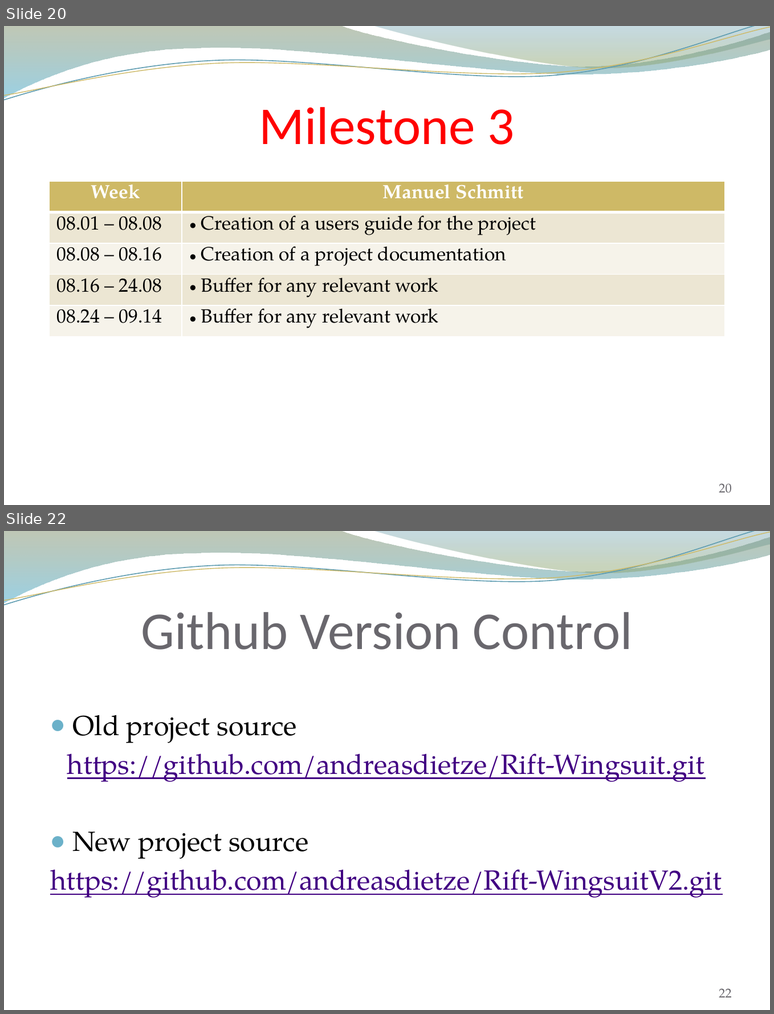
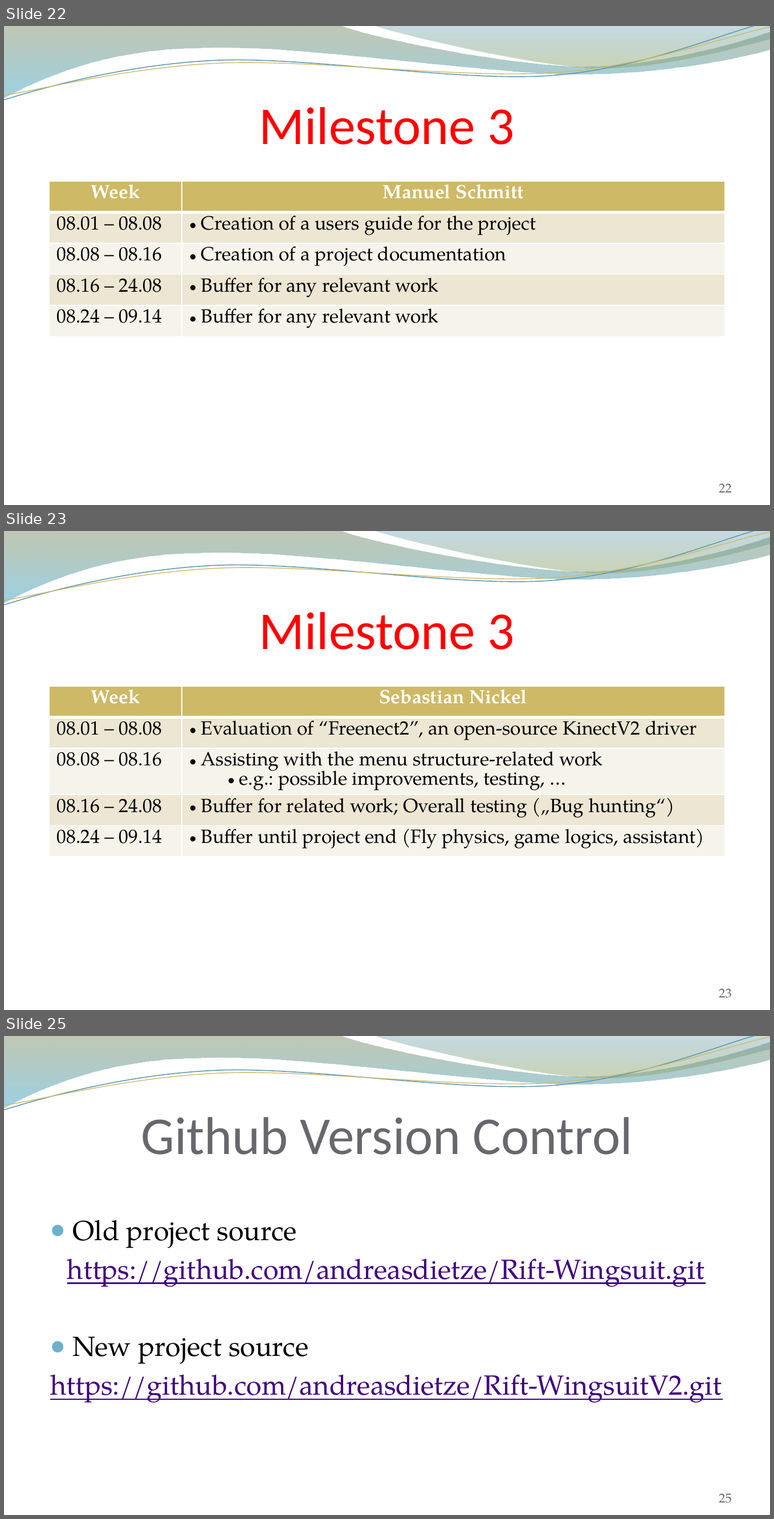
Before and after one commit to andreasdietze/Rift-WingsuitV2, a slide deck: Präsentationen/Projektpräsentation/Project proposal Rift Wingsuit V2.pptx. Shown one above the other, each under a label of ours: slides 20 and 22 before the commit, slides 22, 23 and 25 after it; the slides between them are not shown. The pictures are 774x1014 and 774x1519 pixels, drawn with LibreOffice and Linux fonts; fonts in the diff are those of the drawing; background and template pictures are left out. Boxes give left, top, right and bottom in pixels: in the first picture for what was removed or moved away, otherwise in the second. Text is boxed around its words. In the diff, an @@ line names an element or a change of style, - is before the commit and + after.

```diff
--- a/Präsentationen/Projektpräsentation/Project proposal Rift Wingsuit V2.pptx
+++ b/Präsentationen/Projektpräsentation/Project proposal Rift Wingsuit V2.pptx
@@ slide 23 added at (4, 531, 770, 1010), background picture (left out); not listed: 4 template elements that a slide beside it also shows @@
@@ title added at (259, 612, 514, 650), 50 pt, text #FF0000 @@
+Milestone 3
@@ table added at (49, 685, 725, 863), 5 rows, 2 columns @@
+Week | Sebastian Nickel
+08.01 – 08.08 | Evaluation of “Freenect2”, an open-source KinectV2 driver
+08.08 – 08.16 | Assisting with the menu structure-related work / e.g.: possible improvements, testing, …
+08.16 – 24.08 | Buffer for related work; Overall testing („Bug hunting“)
+08.24 – 09.14 | Buffer until project end (Fly physics, game logics, assistant)
@@ page number added at (719, 988, 731, 998), 12 pt, text #646268 @@
+23
@@ what was slide 20 is now slide 22 @@
@@ page number at (719, 483, 731, 492): text changed @@
-20
+22
@@ what was slide 22 is now slide 25 @@
@@ page number at (719, 1493, 731, 1503): text changed @@
-22
+25
```
Also in this commit, not shown: 4 slides changed, 2 other slides added.
